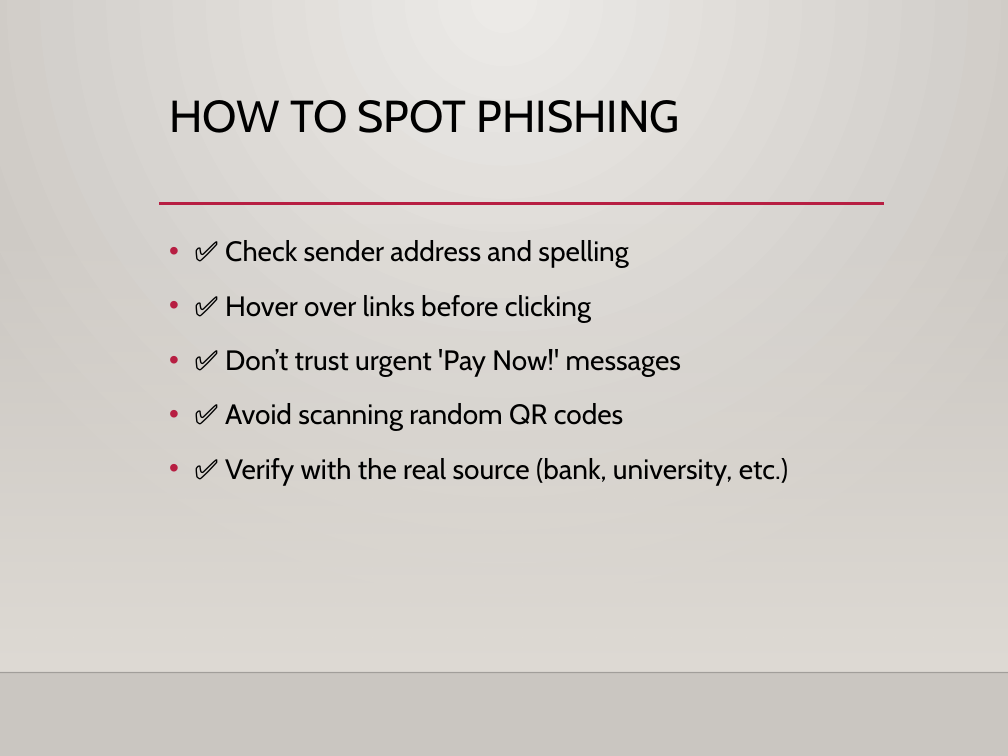
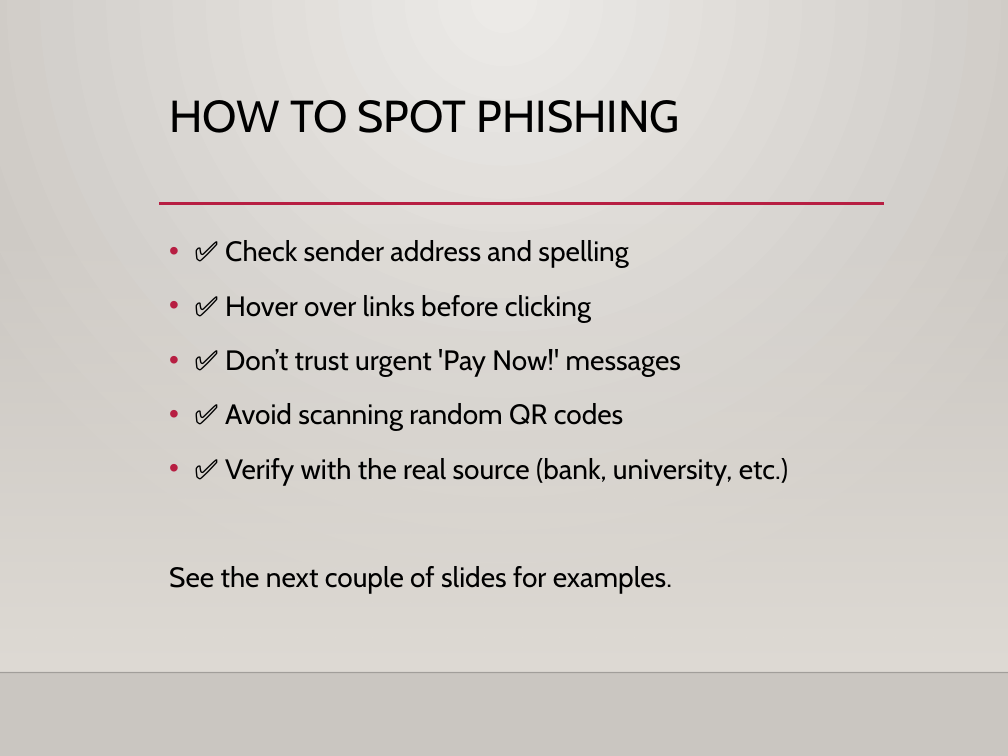
Before and after one commit to zoldyckd/cyberrangers, a slide deck: slide 5 of public/websitepopup/Phishing.pptx (slide 4 before the commit). Drawn at 1008x756 pixels with LibreOffice and Linux fonts; fonts in the diff are those of the drawing; background and template pictures are left out. Boxes give left, top, right and bottom in pixels: in the first picture for what was removed or moved away, otherwise in the second. Text is boxed around its words. In the diff, an @@ line names an element or a change of style, - is before the commit and + after.

Commit message:
ppt slides changes

```diff
--- a/public/websitepopup/Phishing.pptx
+++ b/public/websitepopup/Phishing.pptx
@@ text at (x1=169, y1=566, x2=672, y2=594): paragraph added @@
+See the next couple of slides for examples.
```
Also in this commit, not shown: 3 slides added, 2 other files.
